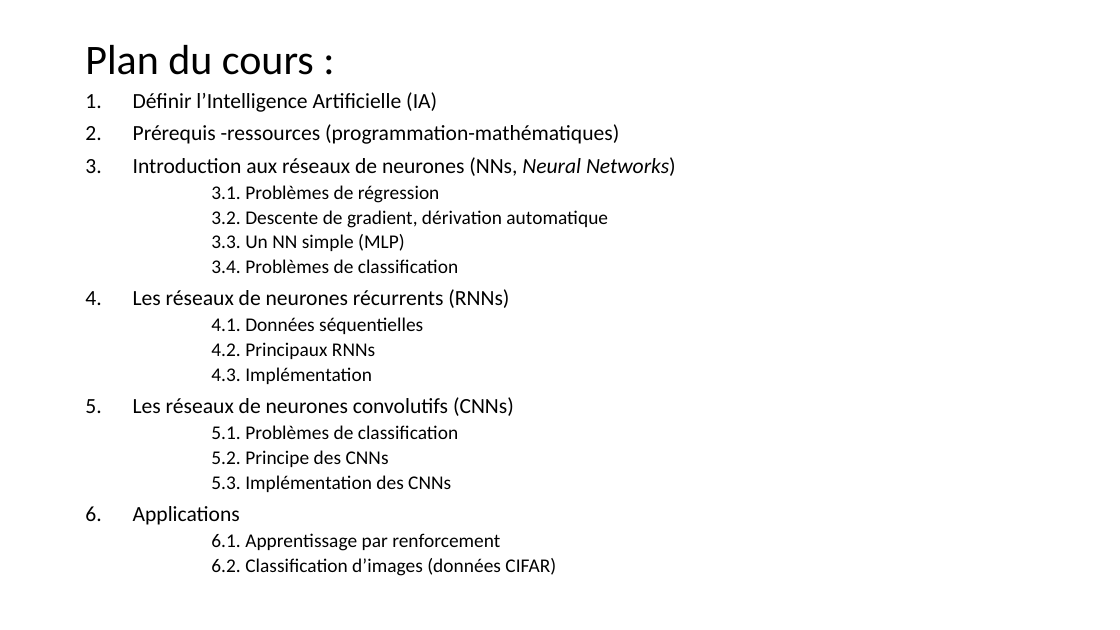
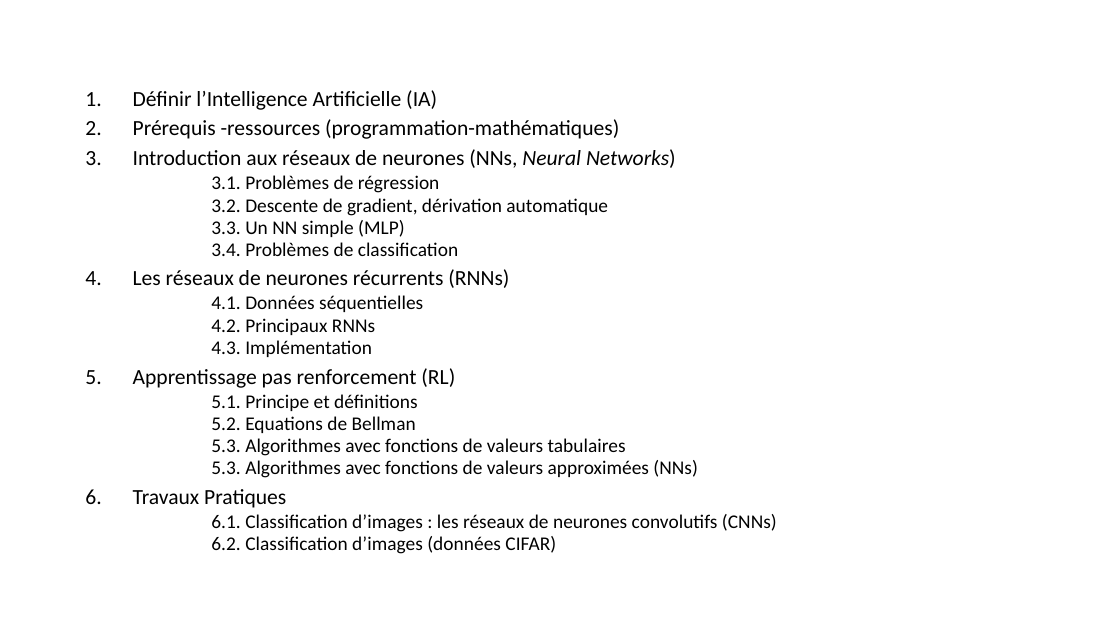
Before and after one commit to jolindien-git/jolindien-git.github.io, a slide deck: slide 2 of Intelligence Artificielle et Analyse de donnees.pptx. Drawn at 1120x630 pixels with LibreOffice and Linux fonts; fonts in the diff are those of the drawing. Boxes give left, top, right and bottom in pixels: in the first picture for what was removed or moved away, otherwise in the second. Text is boxed around its words. In the diff, an @@ line names an element or a change of style, - is before the commit and + after.

Commit message:
RL #2

```diff
--- a/Intelligence Artificielle et Analyse de donnees.pptx
+++ b/Intelligence Artificielle et Analyse de donnees.pptx
@@ title removed at box(85, 45, 314, 75) @@
-Plan du cours :
@@ text at box(133, 90, 676, 554): line spacing 0.8 to 0.7 @@
@@ text at box(211, 394, 777, 532): text changed @@
-5. Les réseaux de neurones convolutifs (CNNs)
-  5.1. Problèmes de classification
-  5.2. Principe des CNNs
-  5.3. Implémentation des CNNs
-6. Applications
-  6.1. Apprentissage par renforcement
+5. Apprentissage pas renforcement (RL)
+  5.1. Principe et définitions
+  5.2. Equations de Bellman
+  5.3. Algorithmes avec fonctions de valeurs tabulaires
+  5.3. Algorithmes avec fonctions de valeurs approximées (NNs)
+6. Travaux Pratiques
+  6.1. Classification d’images : les réseaux de neurones convolutifs (CNNs)
```
Also in this commit, not shown: 7 other slides changed, 5 slides added, 3 slides removed.
